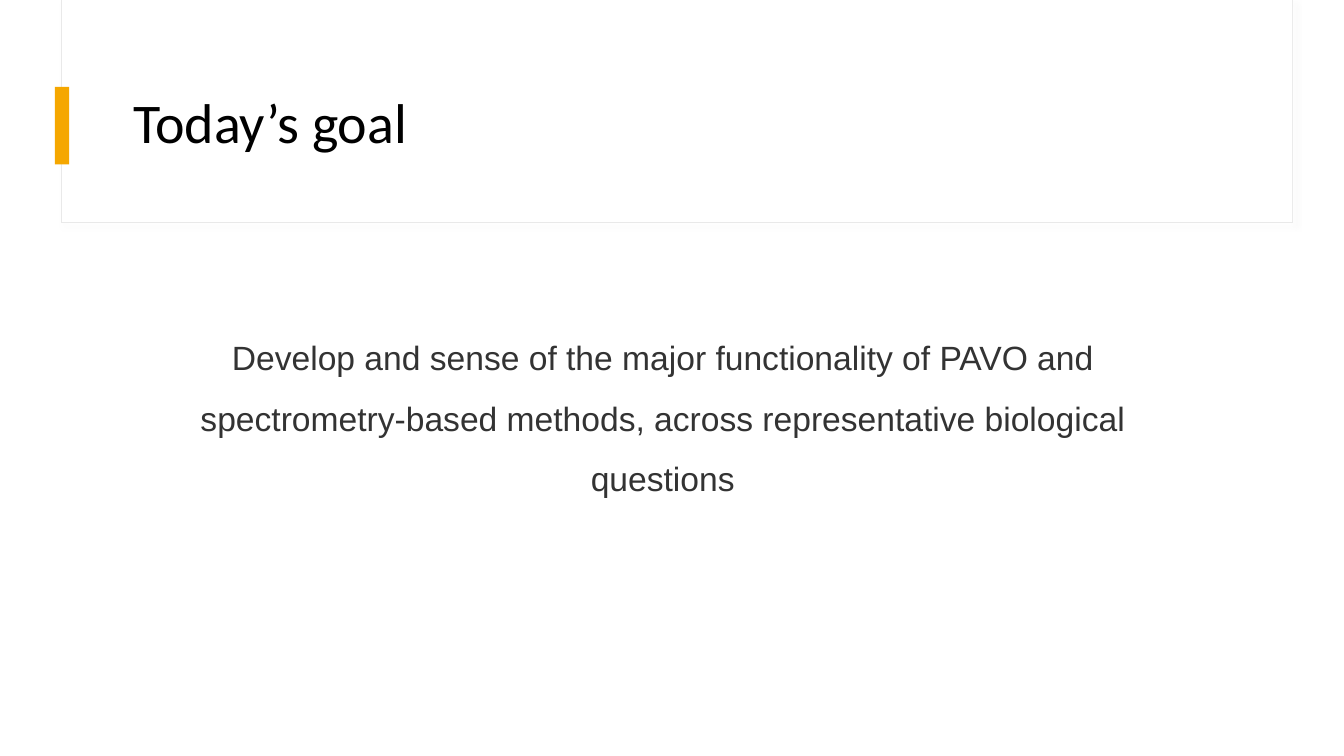
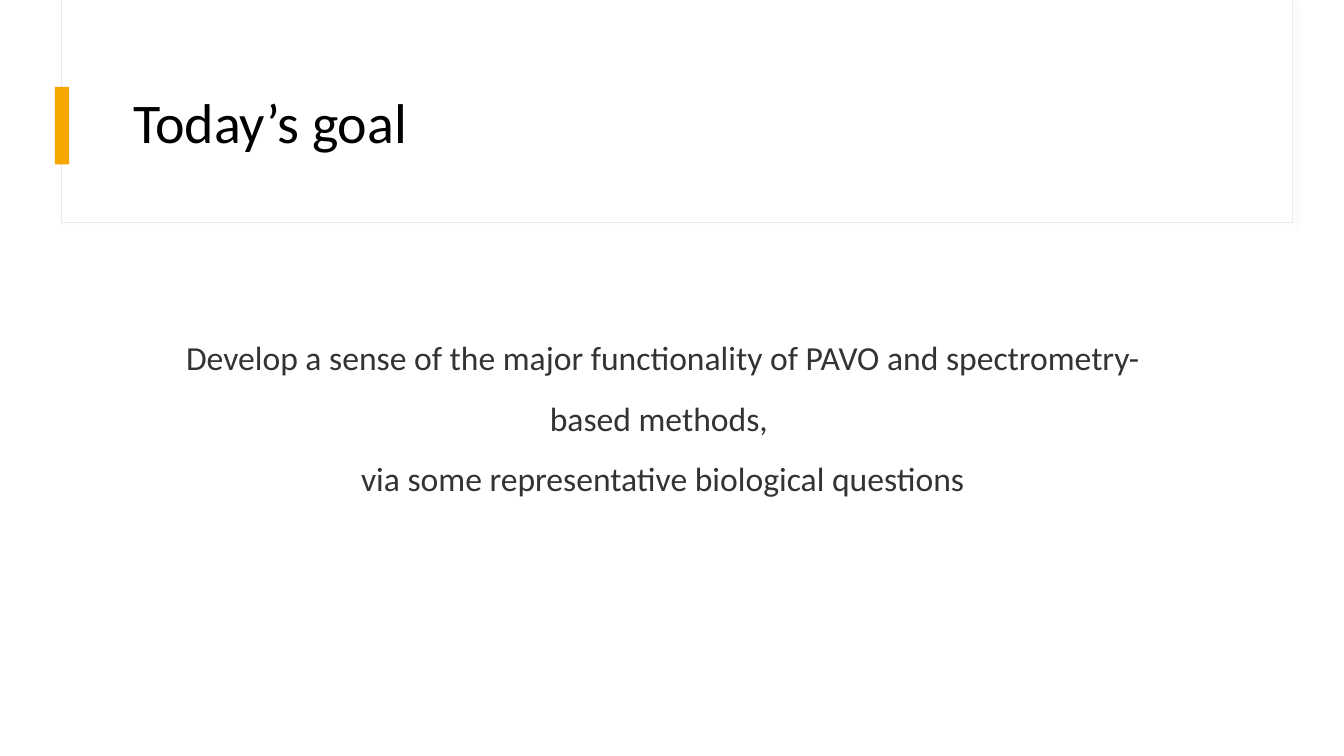
Before and after one commit to thomased/pavo_workshop, a slide deck: slide 16 of slides/intro_pavo.pptx (slide 12 before the commit). Drawn at 1344x756 pixels with LibreOffice and Linux fonts; fonts in the diff are those of the drawing. Boxes give left, top, right and bottom in pixels: in the first picture for what was removed or moved away, otherwise in the second. Text is boxed around its words. In the diff, an @@ line names an element or a change of style, - is before the commit and + after.

```diff
--- a/slides/intro_pavo.pptx
+++ b/slides/intro_pavo.pptx
@@ text at <box>186,346,1139,497</box>: text changed; font Arial to Calibri @@
-Develop and sense of the major functionality of PAVO and spectrometry-based methods, across representative biological questions
+Develop a sense of the major functionality of PAVO and spectrometry-based methods,
+via some representative biological questions
```
Also in this commit, not shown: 5 other slides changed, 7 slides added, 2 slides removed, 2 other files.
